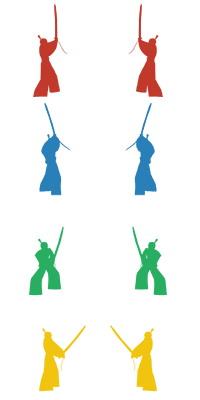
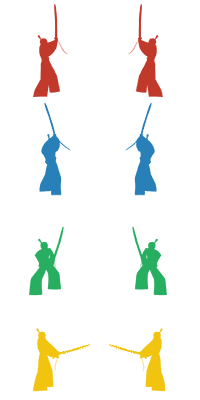
Comparing the layer stacks of the two 200 × 400 images. Changes:
moved "low attack copy" above "low attack", painted on it over <box>109,325,165,392</box>
painted on "low attack" over <box>33,325,90,392</box>
